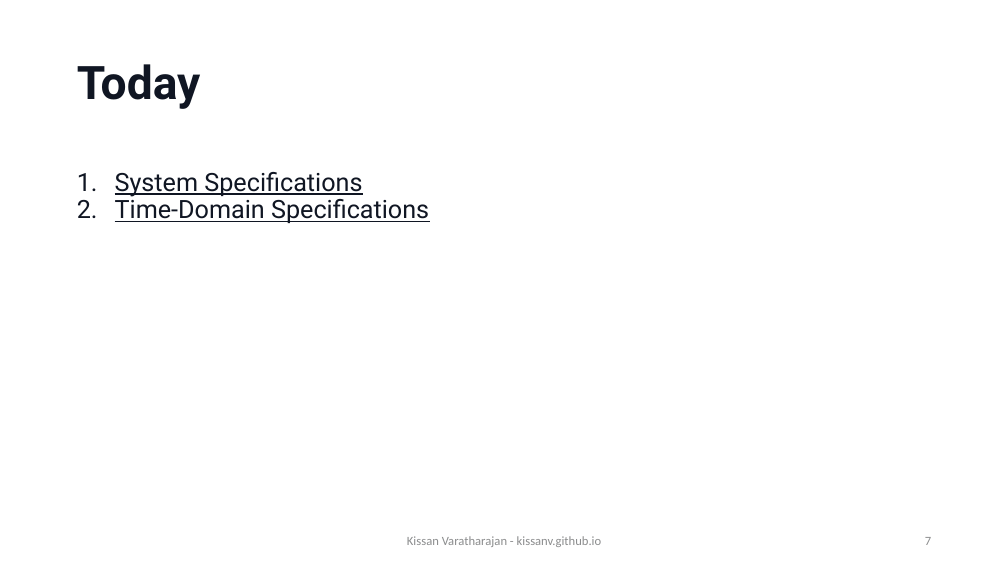
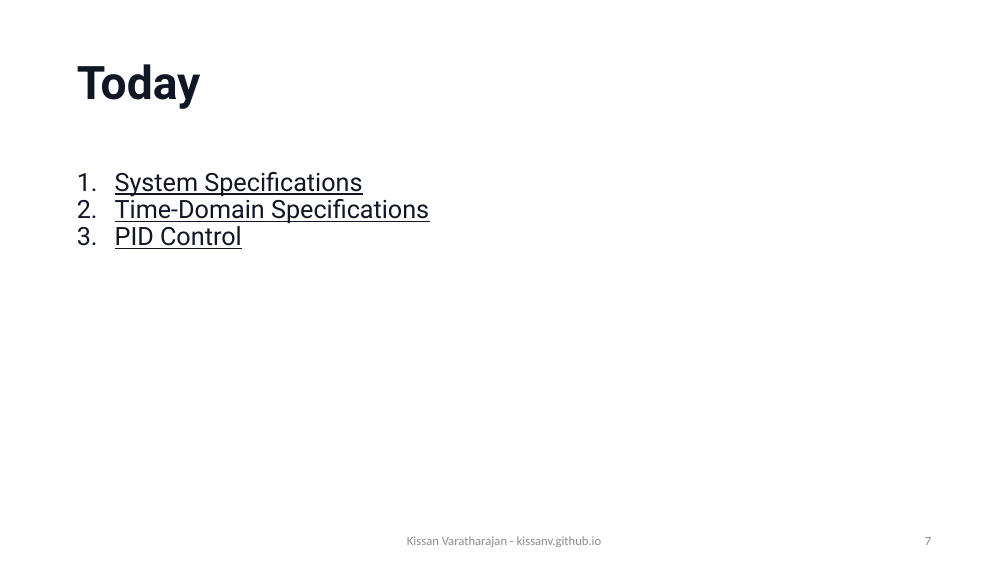
Before and after one commit to KissanV/KissanV.github.io, a slide deck: slide 7 of pdfs/CS1/CS1_Week8_empty.pptx. Drawn at 1008x567 pixels with LibreOffice and Linux fonts; fonts in the diff are those of the drawing; background and template pictures are left out. Boxes give left, top, right and bottom in pixels: in the first picture for what was removed or moved away, otherwise in the second. Text is boxed around its words. In the diff, an @@ line names an element or a change of style, - is before the commit and + after.

```diff
--- a/pdfs/CS1/CS1_Week8_empty.pptx
+++ b/pdfs/CS1/CS1_Week8_empty.pptx
@@ text at [115, 226, 242, 249]: paragraph added @@
+3. PID Control
```
Also in this commit, not shown: 5 other slides changed, 1 other file.
